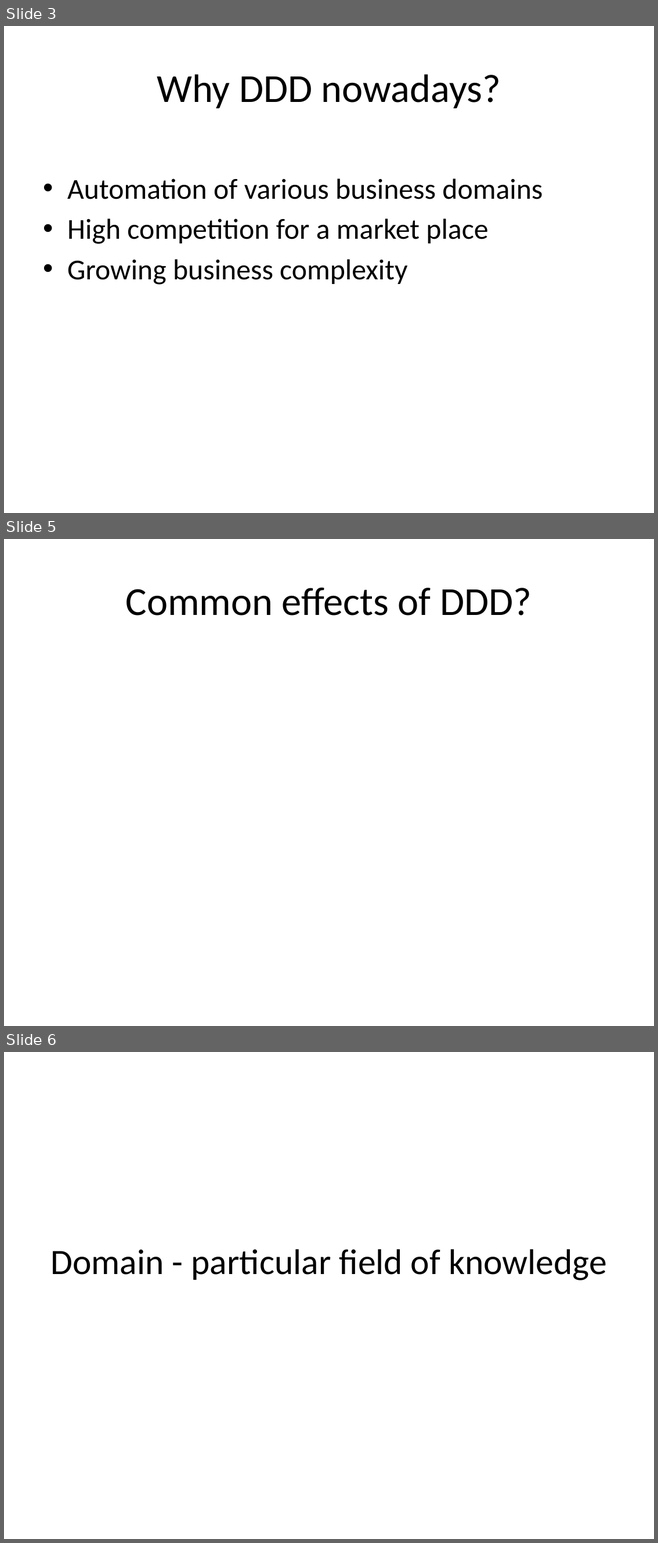
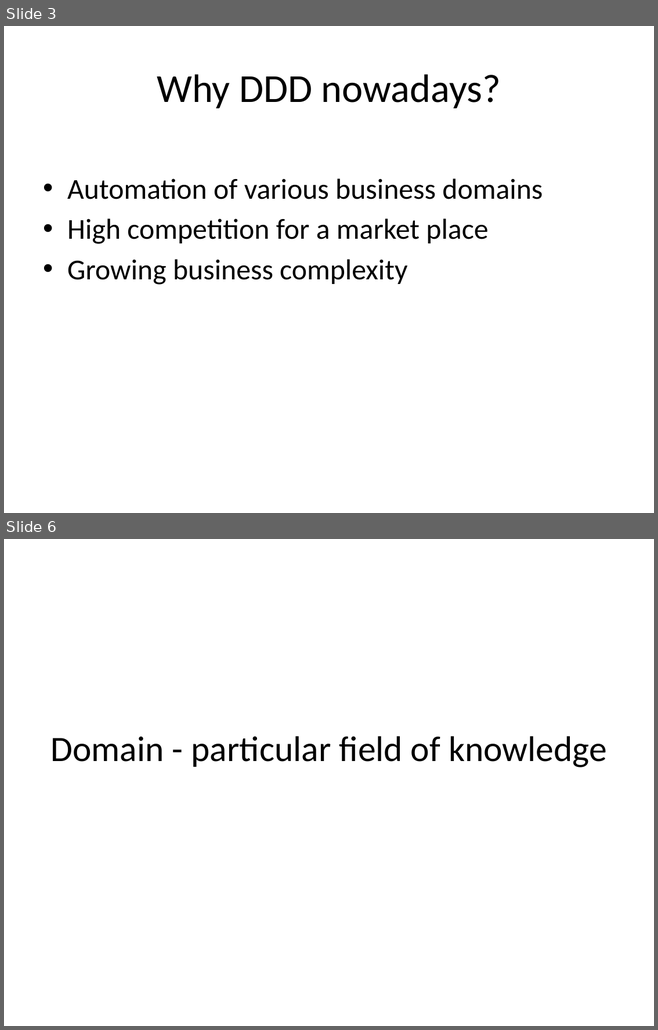
Before and after one commit to arturtv/dddpresentation, a slide deck: Domain-DrivenDesign.A.Trosin.pptx. Shown one above the other, each under a label of ours: slides 3, 5 and 6 before the commit, slides 3 and 6 after it; the slides between them are not shown. The pictures are 658x1543 and 658x1030 pixels, drawn with LibreOffice and Linux fonts; fonts in the diff are those of the drawing. Boxes give left, top, right and bottom in pixels: in the first picture for what was removed or moved away, otherwise in the second. Text is boxed around its words. In the diff, an @@ line names an element or a change of style, - is before the commit and + after.

```diff
--- a/Domain-DrivenDesign.A.Trosin.pptx
+++ b/Domain-DrivenDesign.A.Trosin.pptx
@@ slide 5 removed at [4, 539, 654, 1026], background #FFFFFF @@
@@ title removed at [126, 587, 531, 616] @@
-Common effects of DDD?
```
Also in this commit, not shown: 2 slides changed, 6 slides added, 2 other slides removed.
